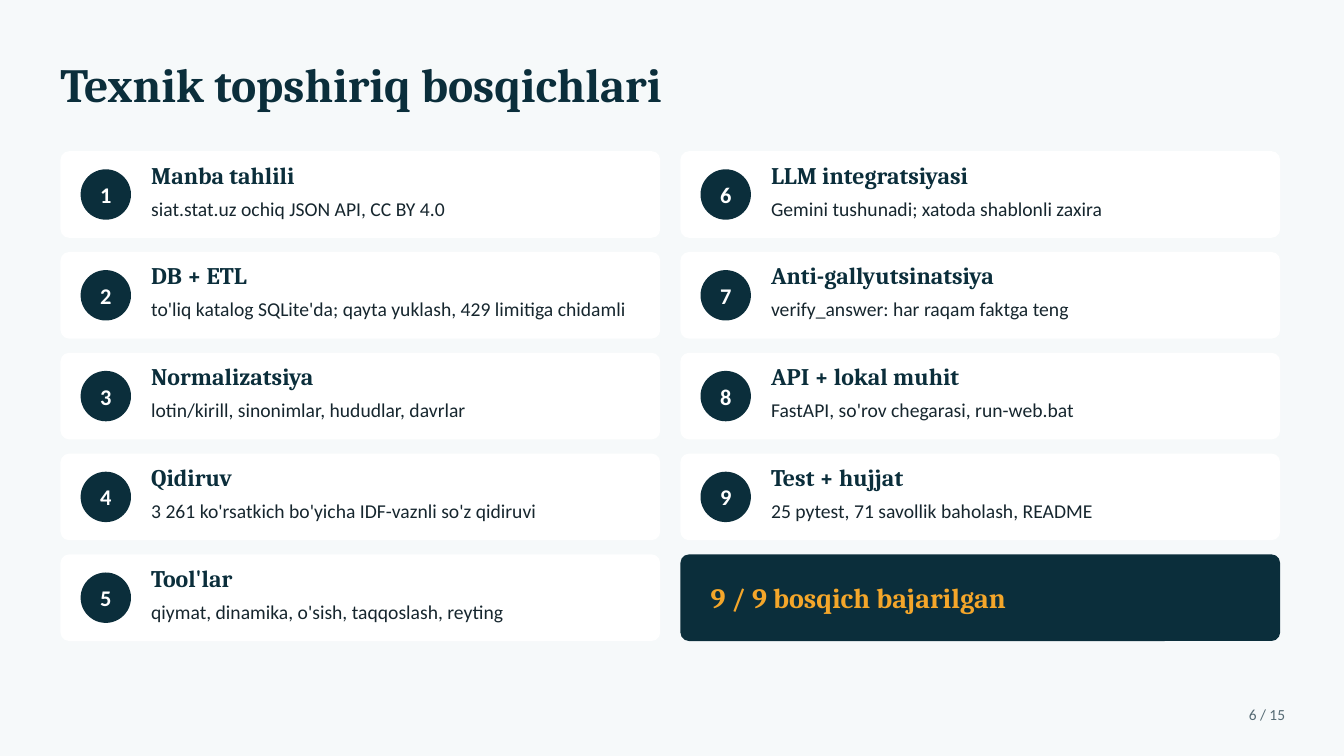
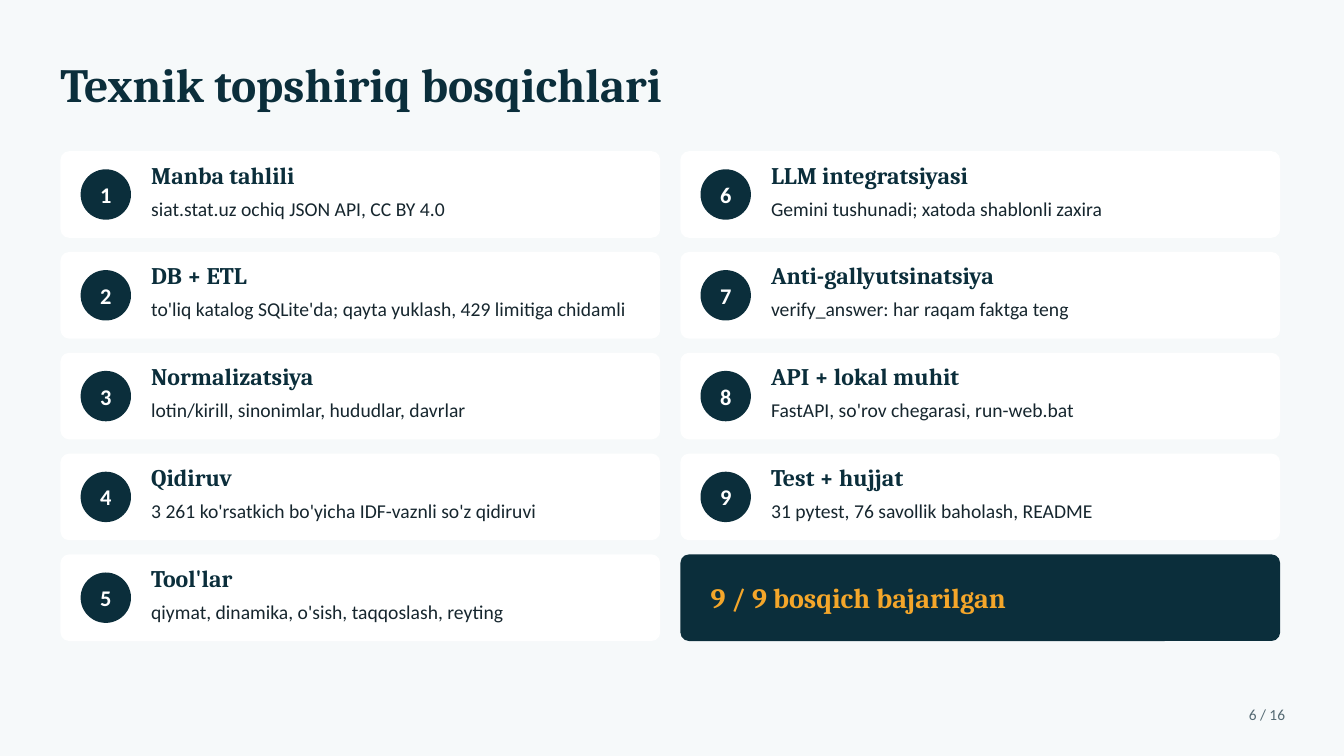
Before and after one commit to shaxzodr562-lab/MCP, a slide deck: slide 6 of SIAT_Yordamchi_taqdimot.pptx. Drawn at 1344x756 pixels with LibreOffice and Linux fonts; fonts in the diff are those of the drawing. Boxes give left, top, right and bottom in pixels: in the first picture for what was removed or moved away, otherwise in the second. Text is boxed around its words. In the diff, an @@ line names an element or a change of style, - is before the commit and + after.

```diff
--- a/SIAT_Yordamchi_taqdimot.pptx
+++ b/SIAT_Yordamchi_taqdimot.pptx
@@ text at bbox=[771, 504, 1093, 521]: text changed @@
-25 pytest, 71 savollik baholash, README
+31 pytest, 76 savollik baholash, README
@@ text at bbox=[1249, 709, 1285, 720]: text changed @@
-6 / 15
+6 / 16
```
Also in this commit, not shown: 14 other slides changed, 1 slide added, 19 other files.
